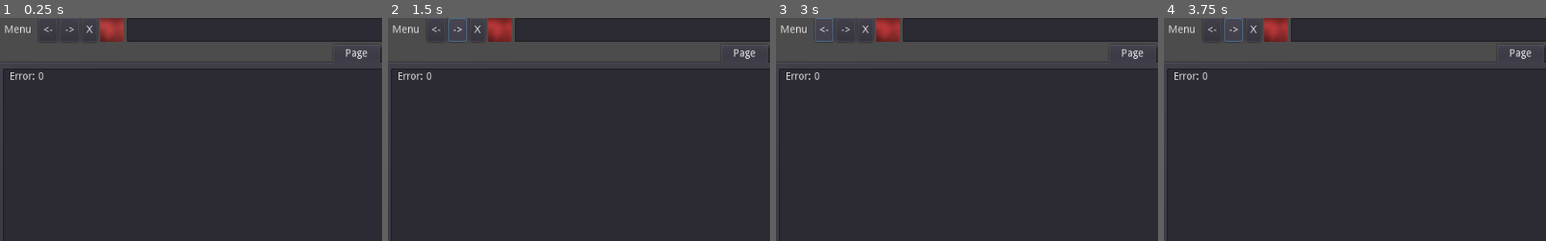
Above: before the commit, frames 1-4 (left to right).
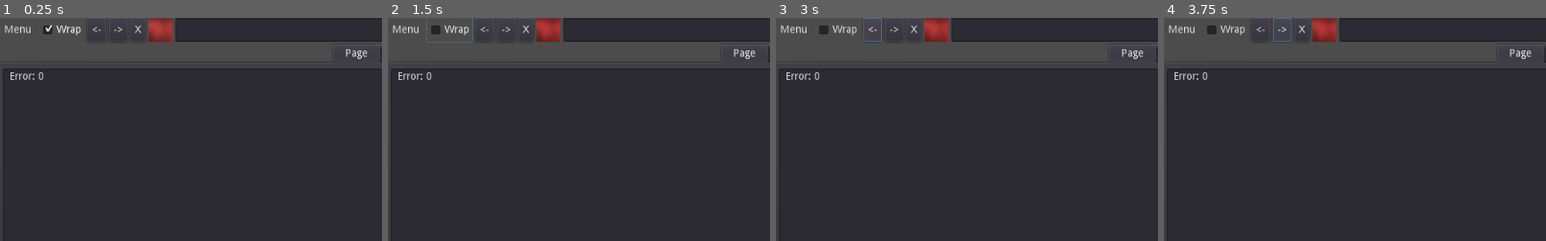
Above: after the commit, the same moments.

Repository: KaizNike/Lite-Web-Browser
Game: Godot game, scene res://src/App.tscn
Two runs of this game, one before a commit and one after it. Both use one fixed random seed, a clock stepped at 60 frames per second and the inputs below.
Inputs (mouse positions are % of the whole screen's width and height, from its top left):
- Up to frame 1 (0.25 s): no input
- Up to frame 2 (1.5 s): click (48, 97) at 0.52 s; type "12" at 0.6 s; click (8, 3) at 1.25 s, where only the run after the commit has a clickable "Wrap"
- Up to frame 3 (3 s): click "DDG" at 2 s; click "<-" at 2.75 s
- Up to frame 4 (3.75 s): click "->" at 3.5 s
The pictures show only the part of the screen within x 0-50%, y 0-50%; the shares and areas given below are measured in that part.

The runs differ from the first frame. In frame 1, 1.9% of the frame differs, in the area x 11-46%, y 0-11%; in frame 2, 2.1%, in the area x 10-46%, y 0-12%; in frame 3, 2.1%; in frame 4, 2.0%.

Commit message:
Word Wrap
Better visibility on long lines.

Diff:
--- a/KN Lite Web Browser/src/App.gd
+++ b/KN Lite Web Browser/src/App.gd
@@ -362,3 +362,13 @@
 		if new_term and new_term[TextEdit.SEARCH_RESULT_LINE] <= lineI:
 			select_term(new_term,textToFind)
 	pass # Replace with function body.
+
+
+func _on_WrapBox_toggled(button_pressed):
+	if button_pressed:
+		page.wrap_enabled = true
+		html.wrap_enabled = true
+	else:
+		page.wrap_enabled = false
+		html.wrap_enabled = false
+	pass # Replace with function body.
--- a/KN Lite Web Browser/src/App.tscn
+++ b/KN Lite Web Browser/src/App.tscn
@@ -297,6 +297,13 @@
 margin_bottom = 32.0
 text = "Menu"
 
+[node name="WrapBox" type="CheckBox" parent="UI/VSplitContainer/HBoxContainer"]
+margin_left = 52.0
+margin_right = 113.0
+margin_bottom = 32.0
+pressed = true
+text = "Wrap"
+
 [node name="Button2" type="Button" parent="UI/VSplitContainer/HBoxContainer"]
 visible = false
 margin_left = 52.0
@@ -306,29 +313,29 @@
 text = "F5"
 
 [node name="Button5" type="Button" parent="UI/VSplitContainer/HBoxContainer"]
-margin_left = 52.0
-margin_right = 77.0
+margin_left = 117.0
+margin_right = 142.0
 margin_bottom = 32.0
 shortcut = SubResource( 2 )
 text = "<-"
 
 [node name="Button6" type="Button" parent="UI/VSplitContainer/HBoxContainer"]
-margin_left = 81.0
-margin_right = 106.0
+margin_left = 146.0
+margin_right = 171.0
 margin_bottom = 32.0
 shortcut = SubResource( 2 )
 text = "->"
 
 [node name="Button4" type="Button" parent="UI/VSplitContainer/HBoxContainer"]
-margin_left = 110.0
-margin_right = 130.0
+margin_left = 175.0
+margin_right = 195.0
 margin_bottom = 32.0
 shortcut = SubResource( 2 )
 text = "X"
 
 [node name="ProgressText" type="TextureRect" parent="UI/VSplitContainer/HBoxContainer"]
-margin_left = 134.0
-margin_right = 166.0
+margin_left = 199.0
+margin_right = 231.0
 margin_bottom = 32.0
 texture = SubResource( 4 )
 stretch_mode = 2
@@ -341,7 +348,7 @@
 anims/loading = SubResource( 8 )
 
 [node name="LineEdit" type="LineEdit" parent="UI/VSplitContainer/HBoxContainer"]
-margin_left = 170.0
+margin_left = 235.0
 margin_right = 744.0
 margin_bottom = 32.0
 size_flags_horizontal = 3
@@ -414,6 +421,7 @@
 margin_right = -4.0
 margin_bottom = -4.0
 bookmark_gutter = true
+wrap_enabled = true
 minimap_draw = true
 
 [node name="HTML" type="TextEdit" parent="UI/VSplitContainer/TabContainer"]
@@ -426,6 +434,7 @@
 margin_bottom = -4.0
 text = "<html></html>"
 bookmark_gutter = true
+wrap_enabled = true
 minimap_draw = true
 
 [node name="PanelContainer" type="PanelContainer" parent="UI/VSplitContainer"]
@@ -488,6 +497,7 @@
 margin_right = 40.0
 margin_bottom = 40.0
 
+[connection signal="toggled" from="UI/VSplitContainer/HBoxContainer/WrapBox" to="." method="_on_WrapBox_toggled"]
 [connection signal="pressed" from="UI/VSplitContainer/HBoxContainer/Button5" to="." method="_on_Button5_pressed"]
 [connection signal="pressed" from="UI/VSplitContainer/HBoxContainer/Button6" to="." method="_on_Button6_pressed"]
 [connection signal="pressed" from="UI/VSplitContainer/HBoxContainer/Button4" to="." method="_on_Button4_pressed"]
